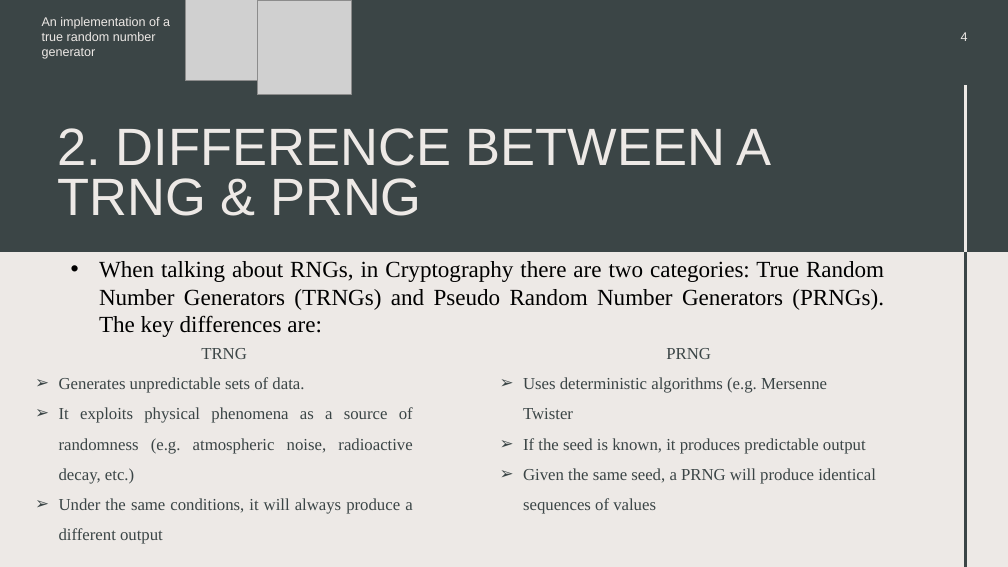
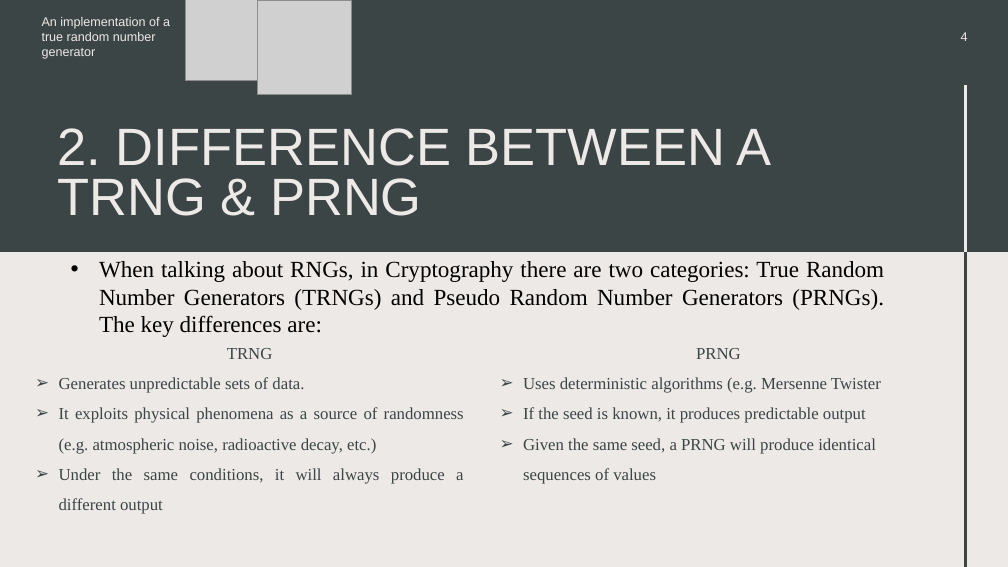
Before and after one commit to FidexEtRatio/RandomNumber, a slide deck: slide 4 of CERC 2025.pptx. Drawn at 1008x567 pixels with LibreOffice and Linux fonts; fonts in the diff are those of the drawing; grey boxes stand for pictures. Boxes give left, top, right and bottom in pixels: in the first picture for what was removed or moved away, otherwise in the second. Text is boxed around its words. In the diff, an @@ line names an element or a change of style, - is before the commit and + after.

Commit message:
update presentation

```diff
--- a/CERC 2025.pptx
+++ b/CERC 2025.pptx
@@ text "TRNG" rewrapped from (59, 348, 413, 544) to (59, 348, 464, 514) @@
@@ text "PRNG" rewrapped from (523, 348, 876, 514) to (523, 348, 881, 484) @@
```
Also in this commit, not shown: 1 other slide changed, 1 slide added.
